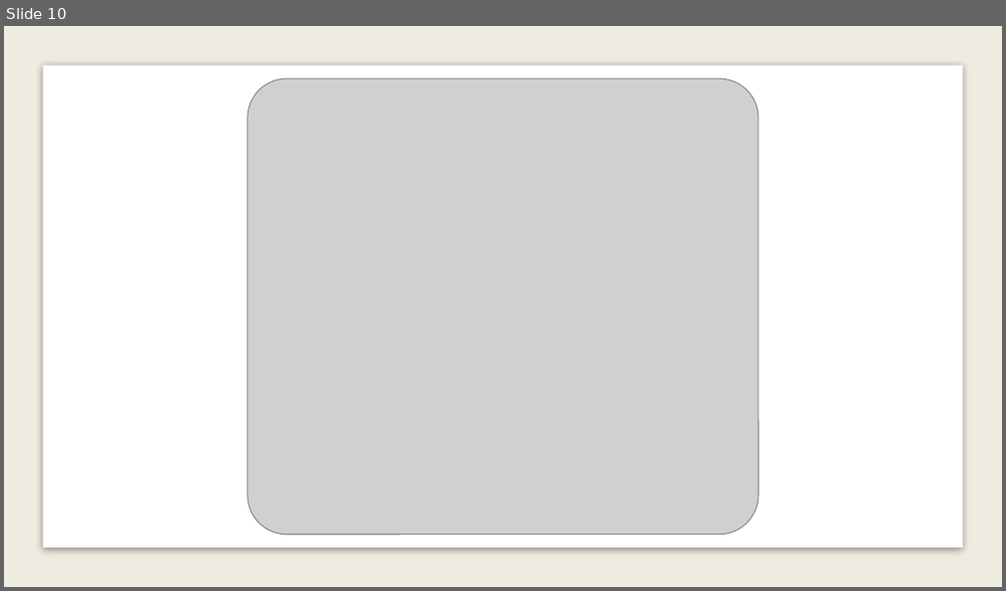
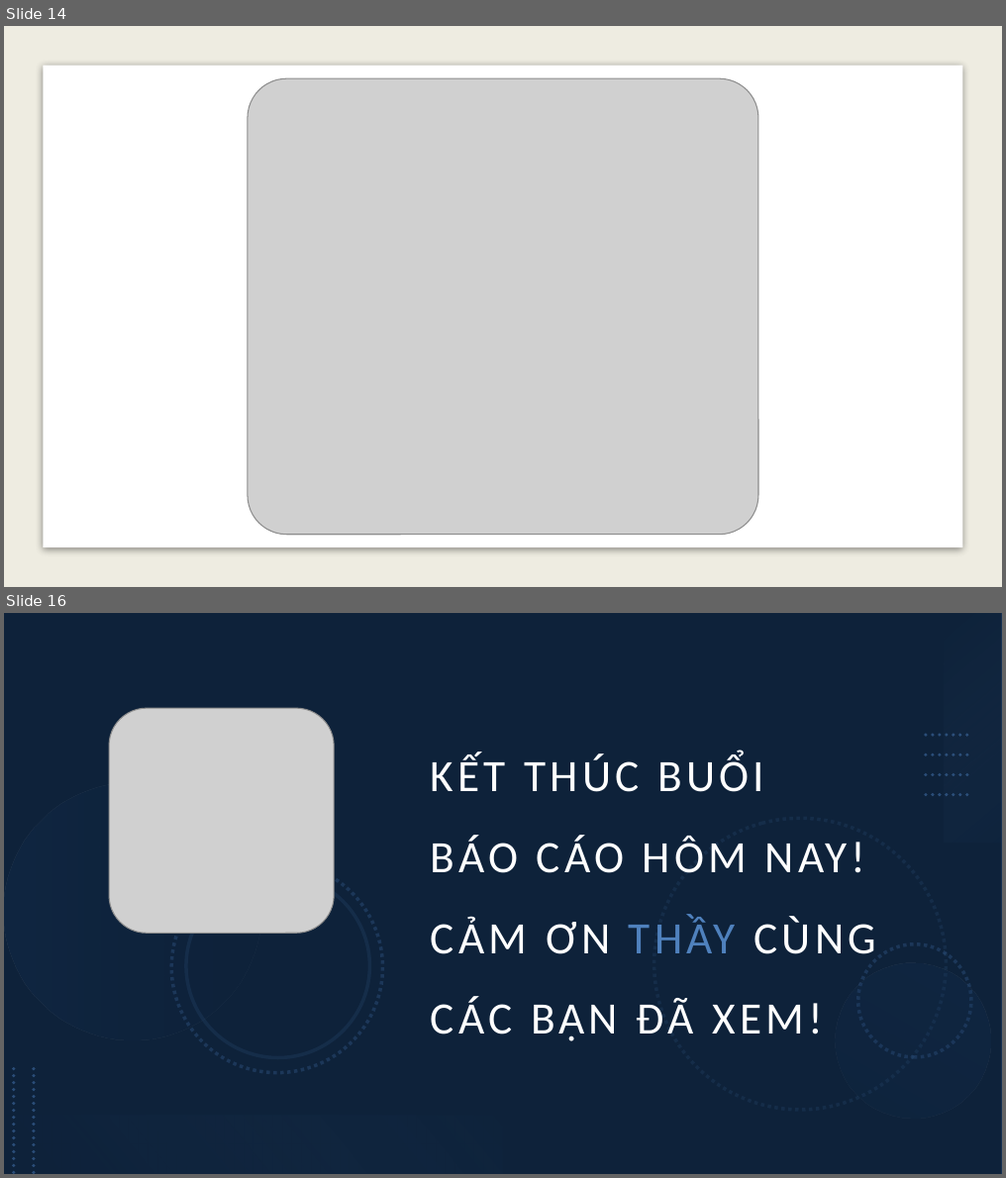
Before and after one commit to loilunhp007/qltvJava, a slide deck: TEST1.pptx. Shown one above the other, each under a label of ours: slide 10 before the commit, slides 14 and 16 after it; the slides between them are not shown. The pictures are 1006x591 and 1006x1178 pixels, drawn with LibreOffice and Linux fonts; fonts in the diff are those of the drawing; grey boxes stand for pictures. Boxes give left, top, right and bottom in pixels: in the first picture for what was removed or moved away, otherwise in the second. Text is boxed around its words. In the diff, an @@ line names an element or a change of style, - is before the commit and + after.

```diff
--- a/TEST1.pptx
+++ b/TEST1.pptx
@@ slide 16 added at <box>4,613,1002,1174</box>, background #FFFFFF @@
@@ rectangle added at <box>4,613,1002,1173</box>, fill #1F497D @@
@@ rectangle added at <box>4,613,1002,1173</box>, fill #000000 at 53% opacity @@
@@ rectangle added at <box>944,614,1001,842</box>, fill gradient #8EB4E3 to #17375E @@
@@ picture added at <box>109,708,334,933</box> @@
@@ title added at <box>431,755,877,1042</box>, 32.4 pt, text #FFFFFF @@
+KẾT THÚC BUỔI
+BÁO CÁO HÔM NAY!
+CẢM ƠN THẦY CÙNG CÁC BẠN ĐÃ XEM!
@@ group added at <box>926,735,971,794</box>: 4 lines @@
@@ group added at <box>4,782,1002,1147</box>: 6 ellipses @@
@@ line added from (14, 1069) to (14, 1174), #0F243E 2.5 pt dashed @@
@@ line added from (34, 1069) to (34, 1174), #0F243E 2.5 pt dashed @@
@@ rectangle added at <box>4,1116,503,1173</box>, fill gradient #0F243E to #558ED5 @@
@@ what was slide 10 is now slide 14 @@
```
Also in this commit, not shown: 3 slides changed, 4 other slides added, 1 slide removed.
